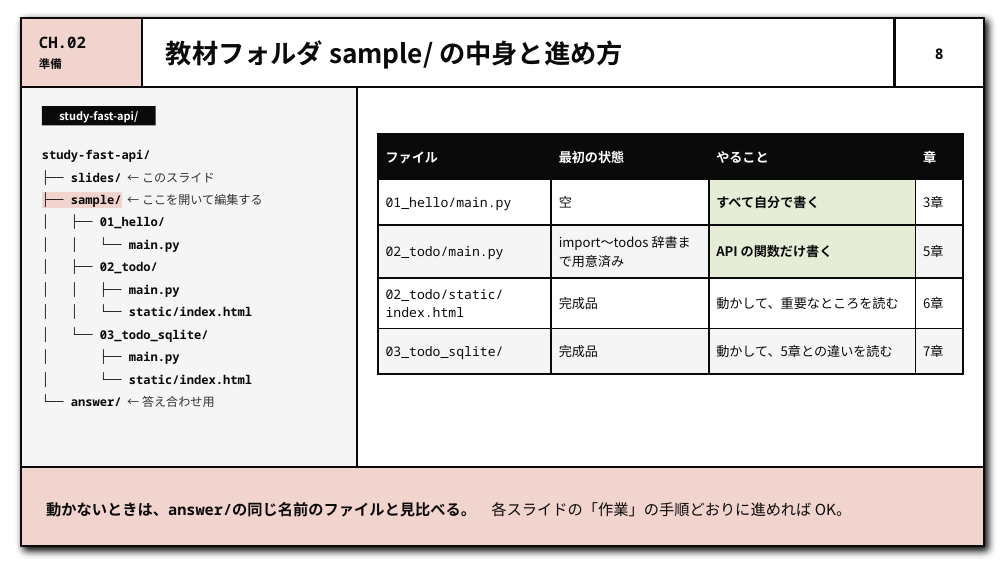
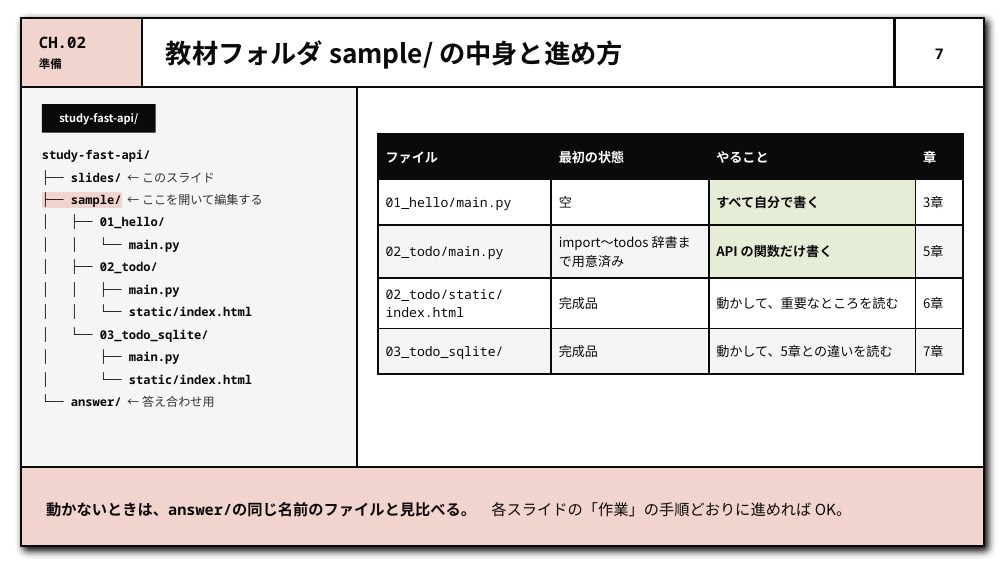
Before and after one commit to Luca-blue/study-fast-api, a slide deck: slide 7 of slides/fastapi-intro.pptx (slide 8 before the commit). Drawn at 1008x567 pixels with LibreOffice and Linux fonts; fonts in the diff are those of the drawing. Boxes give left, top, right and bottom in pixels: in the first picture for what was removed or moved away, otherwise in the second. Text is boxed around its words. In the diff, an @@ line names an element or a change of style, - is before the commit and + after.

Commit message:
docs(slides): add new deck and pdf, move previous deck to legacy

```diff
--- a/slides/fastapi-intro.pptx
+++ b/slides/fastapi-intro.pptx
@@ page number at <box>935,48,944,59</box>: text changed @@
-8
+7
@@ rectangle "study-fast-api/": place and size @@
-rectangle "study-fast-api/" at <box>42,106,156,126</box>
+rectangle "study-fast-api/" at <box>42,104,156,133</box>
```
Also in this commit, not shown: 25 other slides changed, 1 slide added, 7 other files.
